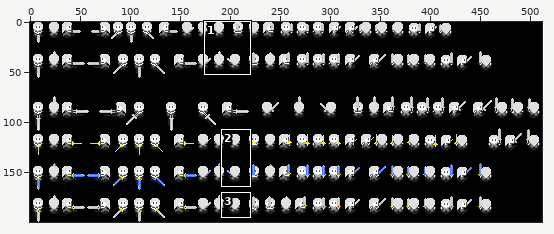
A sprite sheet gets an edit: res/VISUAL_DATA/PLAYER/PLAYER_FEMALE/player_female_noarmor_sword_sheet.png. The picture above shows the old version from afar; the outline marks the close-up.
Close-up. As it was:
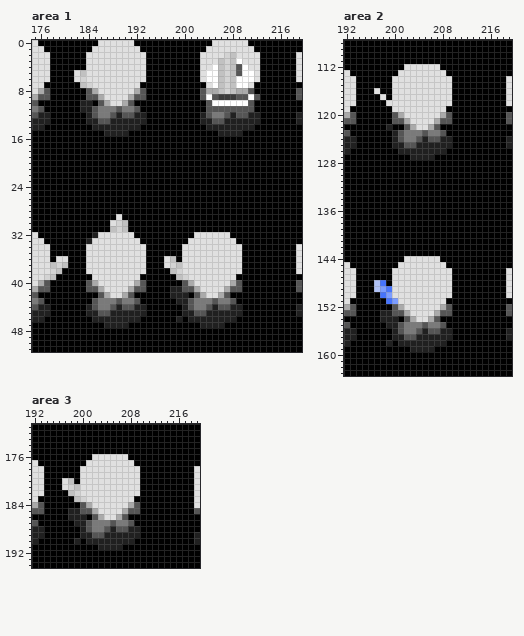
The file is 512x200 pixels. Colours within 5 levels of each other are drawn and written as one. Shown: area 1: x 175..219, y 0..51; area 2: x 192..219, y 108..163; area 3: x 192..219, y 171..194. The commit also changed other parts of the picture, which this record leaves out.
After the commit:
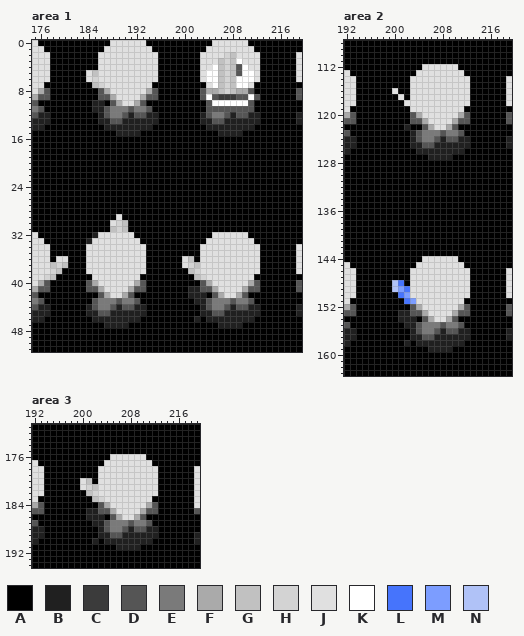
Palette (. is transparent): A #000000  B #202020  C #3b3b3b  D #555555  E #7a7a7a  F #aaaaaa  G #c1c1c1  H #d3d3d3  J #e0e0e0  K #ffffff  L #4674fc  M #7c9dff  N #b0c2f7
The exact change:
Area 1:
y 0: x 186..187 JJ -> AA; x 192..193 AA -> JJ
y 1: x 185..186 JJ -> AA; x 193..194 AA -> JJ
y 2..4: x 184..185 JJ -> AA; x 194..195 AA -> JJ
y 5: x 182..183 JG -> AA; x 185 J -> G; x 194..195 AA -> JJ
y 6: x 182..183 JH -> AA; x 185 J -> H; x 194..195 AA -> JJ
y 7: x 183..186 GHJJ -> AAGH; x 193..194 AA -> JJ
y 8: x 184..187 DFJJ -> AADF; x 192..195 FDAA -> JJFD
y 9: x 184..188 DDFJJ -> AADDF; x 191..195 FDDAA -> JJFDD
y 10: x 183..193 BBADFJJFDAA -> AABBADFJJFD
y 11: x 183..187 BBDEE -> AABBD; x 189 D -> E; x 191..194 EDAA -> DEED
y 12: x 184..189 BDEEDB -> AABDEE; x 191..195 DBBAA -> BDDBB
y 13: x 184..189 BBDDBB -> AABBDD; x 194..195 AA -> BB
y 14: x 185..186 BB -> AA; x 193..194 AA -> BB
y 15: x 187..188 BB -> AA; x 191..192 AA -> BB
y 32: x 202..204 JJJ -> AAA; x 208..210 AAA -> JJJ
y 33: x 201..203 JJJ -> AAA; x 209..211 AAA -> JJJ
y 34..35: x 200..202 JJJ -> AAA; x 210..212 AAA -> JJJ
y 36: x 197..198 JG -> AA; x 201..202 JJ -> GA; x 210..212 AAA -> JJJ
y 37: x 197..199 JHG -> AAA; x 201..202 JJ -> HG; x 210..212 AAA -> JJJ
y 38: x 198..202 GHJJJ -> AAAGH; x 210..212 AAA -> JJJ
y 39: x 199..203 GHJJJ -> AAAGH; x 209..211 AAA -> JJJ
y 40: x 200..204 DFJJJ -> AAADF; x 208..212 FDAAA -> JJJFD
y 41: x 198..205 BBDDFJJJ -> AAABBDDF; x 207..212 FDDAAA -> JJJFDD
y 42: x 198..205 BBBADFJJ -> AAABBBAD; x 207..210 DAAA -> JJFD
y 43: x 199..205 BBDEEED -> AAABBDE; x 209..211 AAA -> EED
y 44: x 200..203 BDEE -> AAAB; x 205..206 BD -> EE; x 209..212 BAAA -> DDBB
y 45: x 200..203 BBDD -> AAAB; x 205..206 BB -> DD; x 210..212 AAA -> BBB
y 46: x 199 B -> A; x 201 B -> A; x 203 B -> A; x 209..211 AAA -> BBB
y 47: x 203..205 BBB -> AAA; x 207..209 AAA -> BBB
Area 2:
y 112: x 202..204 JJJ -> AAA; x 208..210 AAA -> JJJ
y 113: x 201..203 JJJ -> AAA; x 209..211 AAA -> JJJ
y 114..115: x 200..202 JJJ -> AAA; x 210..212 AAA -> JJJ
y 116: x 197 J -> A; x 201..202 JJ -> AA; x 210..212 AAA -> JJJ
y 117: x 198 J -> A; x 200 J -> A; x 202 J -> A; x 210..212 AAA -> JJJ
y 118: x 199..201 JJJ -> AAA; x 210..212 AAA -> JJJ
y 119: x 200..202 JJJ -> AAA; x 209..211 AAA -> JJJ
y 120: x 200..204 DFJJJ -> AAADF; x 208..212 FDAAA -> JJJFD
y 121: x 200..205 DDFJJJ -> AAADDF; x 207..212 FDDAAA -> JJJFDD
y 122: x 199 B -> A; x 202..205 DFJJ -> BAAD; x 207..210 DAAA -> JJFD
y 123: x 200..205 BDEEED -> AAABDE; x 209..211 AAA -> EED
y 124: x 200..203 BDEE -> AAAB; x 205..206 BD -> EE; x 209..212 BAAA -> DDBB
y 125: x 200..203 BBDD -> AAAB; x 205..206 BB -> DD; x 210..212 AAA -> BBB
y 126: x 201..203 BBB -> AAA; x 209..211 AAA -> BBB
y 127: x 203..205 BBB -> AAA; x 207..209 AAA -> BBB
y 144: x 202..204 JJJ -> AAA; x 208..210 AAA -> JJJ
y 145: x 201..203 JJJ -> AAA; x 209..211 AAA -> JJJ
y 146..147: x 200..202 JJJ -> AAA; x 210..212 AAA -> JJJ
y 148: x 197..198 NL -> AA; x 200..202 JJJ -> NLA; x 210..212 AAA -> JJJ
y 149: x 197..202 NMLJJJ -> AAANML; x 210..212 AAA -> JJJ
y 150: x 198..202 LMJJJ -> AAALM; x 210..212 AAA -> JJJ
y 151: x 199..203 LMJJJ -> AAALM; x 209..211 AAA -> JJJ
y 152: x 200..204 DFJJJ -> AAADF; x 208..212 FDAAA -> JJJFD
y 153: x 198..205 BBDDFJJJ -> AAABBDDF; x 207..212 FDDAAA -> JJJFDD
y 154: x 198..205 BBBADFJJ -> AAABBBAD; x 207..210 DAAA -> JJFD
y 155: x 199..205 BBDEEED -> AAABBDE; x 209..211 AAA -> EED
y 156: x 200..203 BDEE -> AAAB; x 205..206 BD -> EE; x 209..212 BAAA -> DDBB
y 157: x 200..203 BBDD -> AAAB; x 205..206 BB -> DD; x 210..212 AAA -> BBB
y 158: x 199 B -> A; x 201 B -> A; x 203 B -> A; x 209..211 AAA -> BBB
y 159: x 203..205 BBB -> AAA; x 207..209 AAA -> BBB
Area 3:
y 176: x 202..204 JJJ -> AAA; x 208..210 AAA -> JJJ
y 177: x 201..203 JJJ -> AAA; x 209..211 AAA -> JJJ
y 178..179: x 200..202 JJJ -> AAA; x 210..212 AAA -> JJJ
y 180: x 197..198 JG -> AA; x 201..202 JJ -> GA; x 210..212 AAA -> JJJ
y 181: x 197..199 JHG -> AAA; x 201..202 JJ -> HG; x 210..212 AAA -> JJJ
y 182: x 198..202 GHJJJ -> AAAGH; x 210..212 AAA -> JJJ
y 183: x 199..203 GHJJJ -> AAAGH; x 209..211 AAA -> JJJ
y 184: x 200..204 DFJJJ -> AAADF; x 208..212 FDAAA -> JJJFD
y 185: x 198..205 BBDDFJJJ -> AAABBDDF; x 207..212 FDDAAA -> JJJFDD
y 186: x 198..205 BBBADFJJ -> AAABBBAD; x 207..210 DAAA -> JJFD
y 187: x 199..205 BBDEEED -> AAABBDE; x 209..211 AAA -> EED
y 188: x 200..203 BDEE -> AAAB; x 205..206 BD -> EE; x 209..212 BAAA -> DDBB
y 189: x 200..203 BBDD -> AAAB; x 205..206 BB -> DD; x 210..212 AAA -> BBB
y 190: x 199 B -> A; x 201 B -> A; x 203 B -> A; x 209..211 AAA -> BBB
y 191: x 203..205 BBB -> AAA; x 207..209 AAA -> BBB
